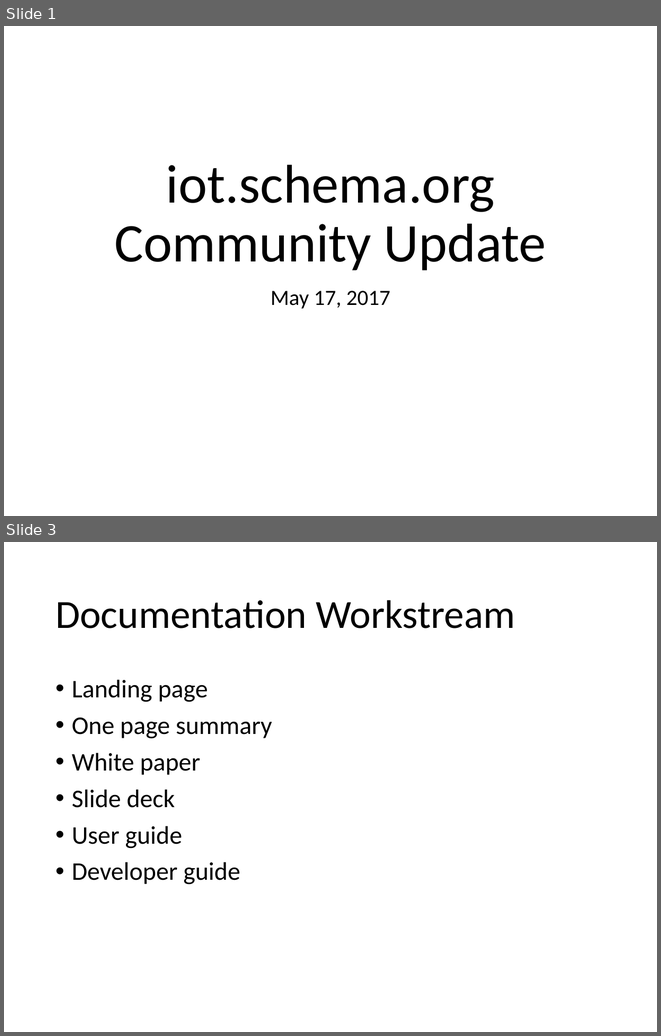
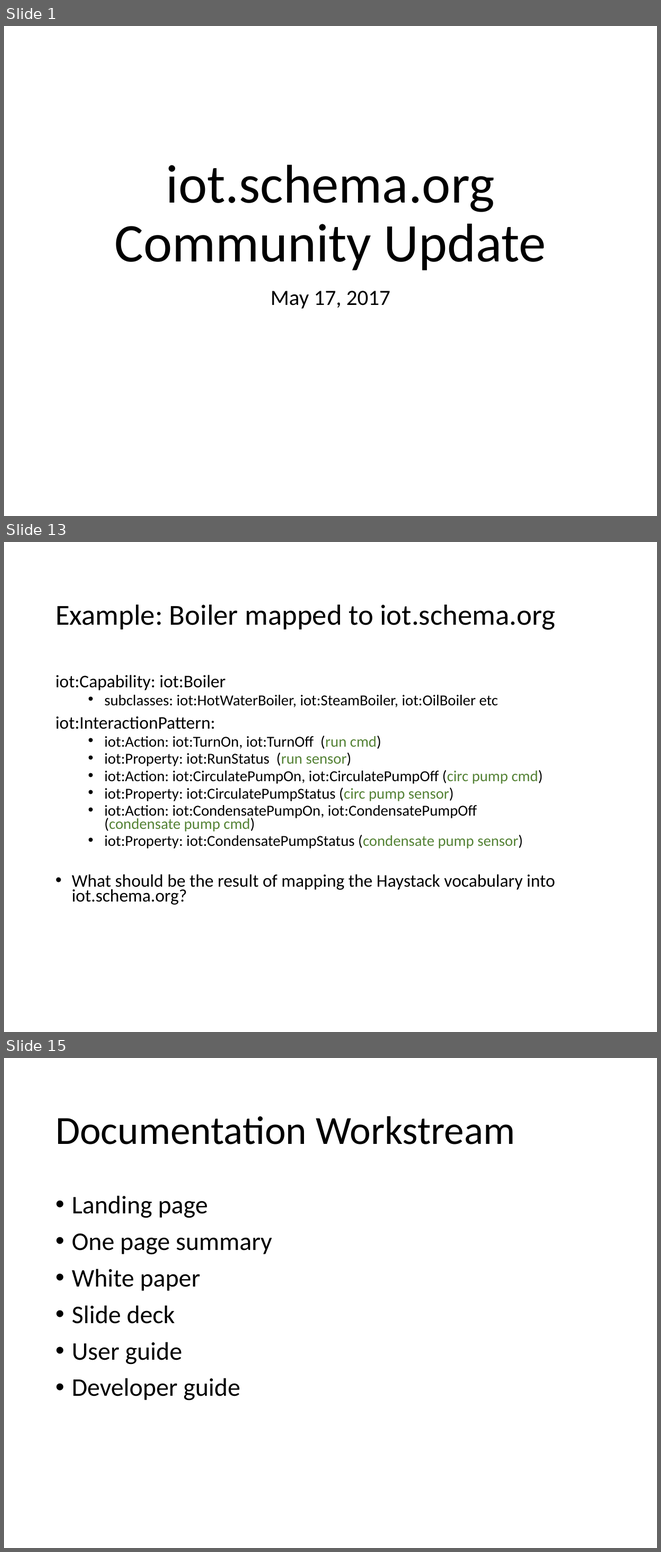
Before and after one commit to iot-schema-collab/teleconferences, a slide deck: iotschema-17may20218.pptx. Shown one above the other, each under a label of ours: slides 1 and 3 before the commit, slides 1, 13 and 15 after it; the slides between them are not shown. The pictures are 661x1036 and 661x1552 pixels, drawn with LibreOffice and Linux fonts; fonts in the diff are those of the drawing. Boxes give left, top, right and bottom in pixels: in the first picture for what was removed or moved away, otherwise in the second. Text is boxed around its words. In the diff, an @@ line names an element or a change of style, - is before the commit and + after.

```diff
--- a/iotschema-17may20218.pptx
+++ b/iotschema-17may20218.pptx
@@ slide 13 added at (4,542,657,1032), background #FFFFFF @@
@@ title added at (55,605,555,630), 32 pt, text #000000 @@
+Example: Boiler mapped to iot.schema.org
@@ text added at (55,674,555,905), 16.8 pt, text #000000 @@
+iot:Capability: iot:Boiler
+  • subclasses: iot:HotWaterBoiler, iot:SteamBoiler, iot:OilBoiler etc
+iot:InteractionPattern:
+  • iot:Action: iot:TurnOn, iot:TurnOff (run cmd)
+  • iot:Property: iot:RunStatus (run sensor)
+  • iot:Action: iot:CirculatePumpOn, iot:CirculatePumpOff (circ pump cmd)
+  • iot:Property: iot:CirculatePumpStatus (circ pump sensor)
+  • iot:Action: iot:CondensatePumpOn, iot:CondensatePumpOff (condensate pump cmd)
+  • iot:Property: iot:CondensatePumpStatus (condensate pump sensor)
+• What should be the result of mapping the Haystack vocabulary into iot.schema.org?
@@ what was slide 3 is now slide 15 @@
```
Also in this commit, not shown: 2 slides changed, 10 other slides added, 1 slide removed, 1 other file.
